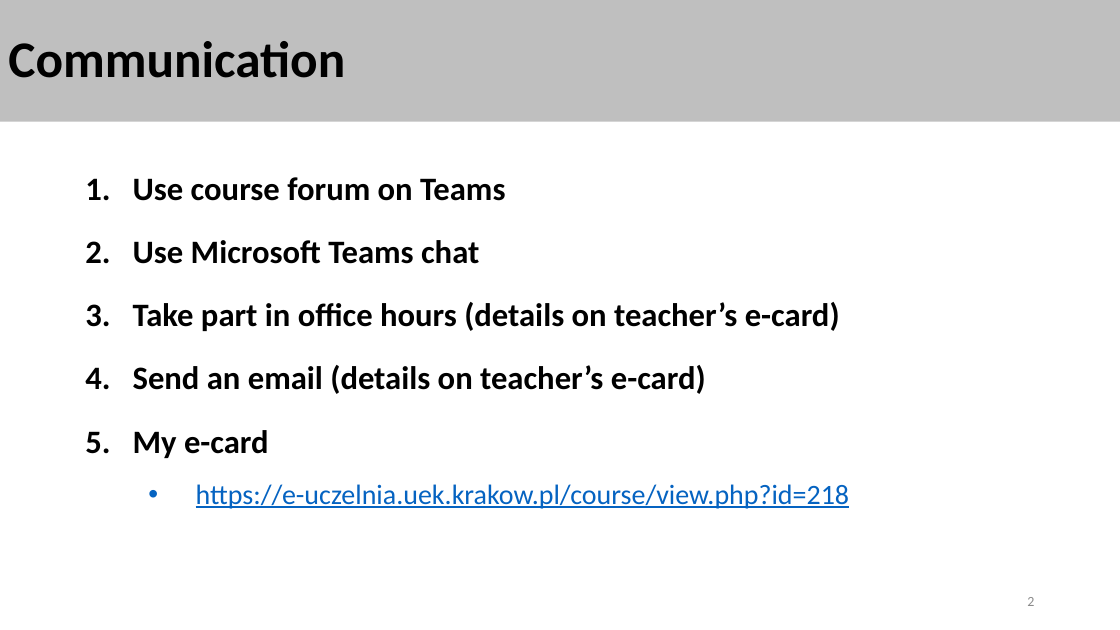
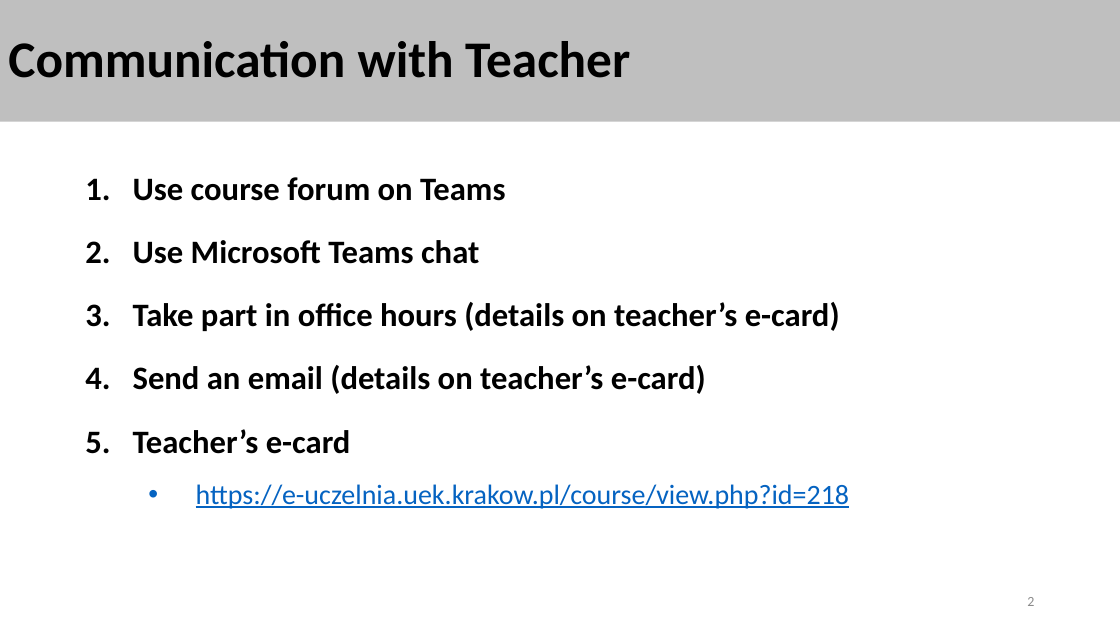
Before and after one commit to stalj/cp3, a slide deck: slide 2 of 01-CourseIntroduction/01-CourseIntroduction.pptx. Drawn at 1120x630 pixels with LibreOffice and Linux fonts; fonts in the diff are those of the drawing. Boxes give left, top, right and bottom in pixels: in the first picture for what was removed or moved away, otherwise in the second. Text is boxed around its words. In the diff, an @@ line names an element or a change of style, - is before the commit and + after.

```diff
--- a/01-CourseIntroduction/01-CourseIntroduction.pptx
+++ b/01-CourseIntroduction/01-CourseIntroduction.pptx
@@ title at (x1=8, y1=41, x2=630, y2=78): text changed @@
-Communication
+Communication with Teacher
@@ text at (x1=133, y1=429, x2=351, y2=454): text changed @@
-5. My e-card
+5. Teacher’s e-card
```
Also in this commit, not shown: 11 other slides changed, 7 slides added, 5 slides removed, 10 other files.
